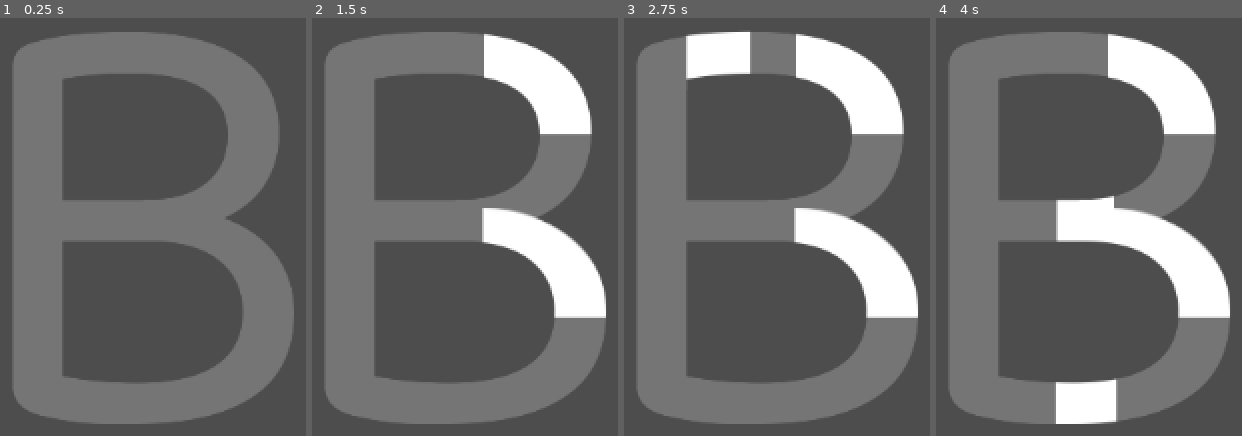
Above: before the commit, frames 1-4 (left to right).
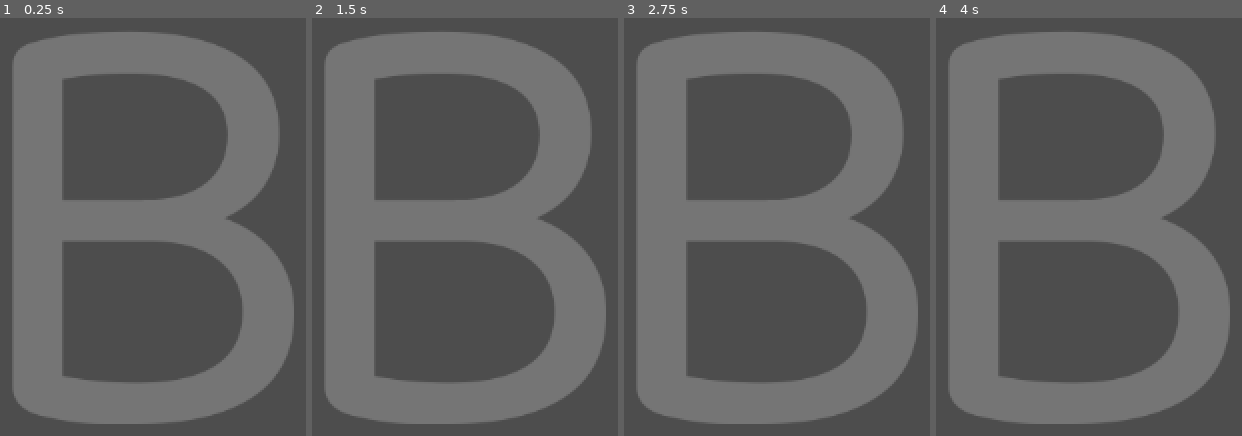
Above: after the commit, the same moments.

Repository: Fylart/LetterTracing
Game: Godot game, scene res://scenes/letters/UpperCase/LetterB.tscn
Same seed, same stepped clock (60 frames per second), same inputs: the game is played once before the commit and once after it. Before the commit the project has no main scene; this scene is started directly in both runs.
Inputs (mouse positions are in pixels of both pictures, inside the frame that each line leads up to):
- Up to frame 1 (0.25 s): no input
- Up to frame 2 (1.5 s): tap Enter at 0.5 s; move the mouse to (483, 135) at 0.52 s; click (483, 135) at 0.67 s; tap Space at 1.25 s; move the mouse to (483, 318) at 1.27 s; click (483, 318) at 1.42 s
- Up to frame 3 (2.75 s): tap Enter at 2 s; move the mouse to (749, 59) at 2.02 s; click (749, 59) at 2.17 s
- Up to frame 4 (4 s): tap Space at 2.75 s; move the mouse to (1055, 222) at 2.77 s; click (1055, 222) at 2.92 s; move the mouse to (1055, 402) at 3.52 s; click (1055, 402) at 3.67 s

The runs differ from the first frame. In frame 2, 10% of the frame differs, in the area x 55-97%, y 3-72%; in frame 3, 12%; in frame 4, 14%, in the area x 39-97%, y 3-98%.

Commit message:
implement the next tracing line

Diff:
--- a/project.godot
+++ b/project.godot
@@ -11,6 +11,7 @@
 [application]
 
 config/name="Letter Tracing"
+run/main_scene="uid://edahk7u2jyh"
 config/features=PackedStringArray("4.4", "Mobile")
 config/icon="res://icon.svg"
 
--- a/scenes/components/Circle slider component.tscn
+++ b/scenes/components/Circle slider component.tscn
@@ -5,11 +5,14 @@
 [sub_resource type="GDScript" id="GDScript_lxpm3"]
 script/source = "extends TextureProgressBar
 @onready var timer: Timer = $Timer
-@export var customStart:float = 0
+@export var orderID:int = 0
+#@export var customStart:float = 0
 @export var halfCircle:bool = true
 @export var restart:bool = true
 @export var reverse:bool = false
 @export var debug:bool = true
+
+var finished:bool = false
 
 func _process(delta: float) -> void:
 	if not debug:
@@ -85,7 +88,7 @@
 
 
 	if restart:
-		timer.start(1)
+		timer.start(0.3)
 
 
 
@@ -100,9 +103,11 @@
 	#stays the progress in the 100 if completed
 	if halfCircle == true and value == max_value/2 :
 		value = max_value/2
-		self.set_process_mode(PROCESS_MODE_DISABLED)
+		finished = true
+		#self.set_process_mode(PROCESS_MODE_DISABLED)
 	elif value == max_value and halfCircle == false:
-		self.set_process_mode(PROCESS_MODE_DISABLED)
+		finished = true
+		#self.set_process_mode(PROCESS_MODE_DISABLED)
 "
 
 [node name="CircleSliderComponent" type="TextureProgressBar"]
--- a/scenes/components/horizontal slider Component.tscn
+++ b/scenes/components/horizontal slider Component.tscn
@@ -6,6 +6,9 @@
 script/source = "extends ProgressBar
 @onready var timer: Timer = $Timer
 @export var debug:bool = true
+@export var orderID:int = 0
+
+var finished:bool = false
 
 func _process(delta: float) -> void:
 	if not debug:
@@ -51,7 +54,8 @@
 
 func _on_value_changed(value: float) -> void:
 	if value == max_value:
-		self.set_process_mode(PROCESS_MODE_DISABLED)
+		finished = true
+
 "
 
 [node name="horizontal Slider Component" type="ProgressBar"]
--- a/scenes/components/vertical slider Component.tscn
+++ b/scenes/components/vertical slider Component.tscn
@@ -4,7 +4,10 @@
 script/source = "extends ProgressBar
 @onready var timer: Timer = $Timer
 @export var debug:bool = true
+#const orderID:int = 0
+@export var orderID:int = 0
 
+var finished:bool = false
 
 func _process(delta: float) -> void:
 
@@ -53,8 +56,8 @@
 
 func _on_value_changed(value: float) -> void:
 	#stays the progress in the 100 if completed
-	if value == max_value:
-		self.set_process_mode(PROCESS_MODE_DISABLED)
+	if value >= max_value - 2:
+		finished = true
 "
 
 [node name="vertical slider Component" type="ProgressBar"]
--- a/scenes/letters/LowerCase/Lettera.tscn
+++ b/scenes/letters/LowerCase/Lettera.tscn
@@ -25,6 +25,7 @@
 offset_right = 245.5
 offset_bottom = 272.0
 rotation = 3.14159
+halfCircle = true
 restart = false
 reverse = false
 debug = false
@@ -35,6 +36,7 @@
 offset_top = -89.0
 offset_right = 82.5
 offset_bottom = 124.0
+orderID = 1
 
 [node name="horizontal Slider Component2" parent="." instance=ExtResource("2_burte")]
 layout_mode = 1
--- a/scenes/letters/LowerCase/Letterb.tscn
+++ b/scenes/letters/LowerCase/Letterb.tscn
@@ -1,13 +1,15 @@
-[gd_scene load_steps=4 format=3 uid="uid://bbsm7psjx0ooy"]
+[gd_scene load_steps=5 format=3 uid="uid://bbsm7psjx0ooy"]
 
 [ext_resource type="Theme" uid="uid://cyx1ngbtbpcvo" path="res://alphabet.tres" id="1_1ff0h"]
 [ext_resource type="PackedScene" uid="uid://c4yxhounmxx8v" path="res://scenes/components/vertical slider Component.tscn" id="2_4cl32"]
+[ext_resource type="Script" uid="uid://dwcl3pmyi6rvl" path="res://scenes/letters/letters.gd" id="2_7o1am"]
 [ext_resource type="PackedScene" uid="uid://cikkfswae2ji1" path="res://scenes/components/Circle slider component.tscn" id="3_7o1am"]
 
 [node name="Letterb" type="Label"]
 clip_children = 2
 theme = ExtResource("1_1ff0h")
 text = "b"
+script = ExtResource("2_7o1am")
 
 [node name="vertical slider Component" parent="." instance=ExtResource("2_4cl32")]
 layout_mode = 1
@@ -22,6 +24,7 @@
 offset_top = -106.0
 offset_right = 124.5
 offset_bottom = 148.0
+orderID = 1
 halfCircle = true
 restart = false
 reverse = false
--- a/scenes/letters/UpperCase/LetterA.tscn
+++ b/scenes/letters/UpperCase/LetterA.tscn
@@ -1,12 +1,16 @@
-[gd_scene load_steps=5 format=3 uid="uid://dfreaefkqqael"]
+[gd_scene load_steps=6 format=3 uid="uid://dfreaefkqqael"]
 
 [ext_resource type="Theme" uid="uid://cyx1ngbtbpcvo" path="res://alphabet.tres" id="1_v227s"]
+[ext_resource type="Script" uid="uid://dwcl3pmyi6rvl" path="res://scenes/letters/letters.gd" id="2_5vdin"]
 [ext_resource type="PackedScene" uid="uid://b5aji4m6788l3" path="res://scenes/components/horizontal slider Component.tscn" id="2_mr0m7"]
 [ext_resource type="PackedScene" uid="uid://c4yxhounmxx8v" path="res://scenes/components/vertical slider Component.tscn" id="3_5vdin"]
 
 [sub_resource type="GDScript" id="GDScript_mf4mk"]
 script/source = "extends ProgressBar
 @onready var timer: Timer = $Timer
+#const orderID:int = 1
+@export var orderID:int = 0
+var finished:bool = false
 
 func _gui_input(event):
 	#gui input - takes the posistion of mouse, relative to the origin of node itself
@@ -48,7 +52,7 @@
 func _on_value_changed(value: float) -> void:
 	#stays the progress in the 100 if completed
 	if value == max_value:
-		self.set_process_mode(PROCESS_MODE_DISABLED)
+		finished = true
 "
 
 [node name="Letter A" type="Label"]
@@ -68,6 +72,7 @@
 theme = ExtResource("1_v227s")
 theme_override_font_sizes/font_size = 450
 text = "A"
+script = ExtResource("2_5vdin")
 
 [node name="horizontal" parent="." instance=ExtResource("2_mr0m7")]
 layout_mode = 0
@@ -82,6 +87,7 @@
 offset_bottom = 419.045
 grow_horizontal = 1
 grow_vertical = 1
+orderID = 2
 
 [node name="vertical2" type="ProgressBar" parent="."]
 layout_mode = 1
@@ -102,6 +108,7 @@
 fill_mode = 2
 show_percentage = false
 script = SubResource("GDScript_mf4mk")
+orderID = 1
 
 [node name="Timer" type="Timer" parent="vertical2"]
 
--- a/scenes/letters/UpperCase/LetterB.tscn
+++ b/scenes/letters/UpperCase/LetterB.tscn
@@ -1,7 +1,8 @@
-[gd_scene load_steps=5 format=3 uid="uid://djyko53qml8yo"]
+[gd_scene load_steps=6 format=3 uid="uid://djyko53qml8yo"]
 
 [ext_resource type="Theme" uid="uid://cyx1ngbtbpcvo" path="res://alphabet.tres" id="1_olb24"]
 [ext_resource type="PackedScene" uid="uid://cikkfswae2ji1" path="res://scenes/components/Circle slider component.tscn" id="2_cb3t4"]
+[ext_resource type="Script" uid="uid://dwcl3pmyi6rvl" path="res://scenes/letters/letters.gd" id="2_p5jje"]
 [ext_resource type="PackedScene" uid="uid://b5aji4m6788l3" path="res://scenes/components/horizontal slider Component.tscn" id="3_p5jje"]
 [ext_resource type="PackedScene" uid="uid://c4yxhounmxx8v" path="res://scenes/components/vertical slider Component.tscn" id="4_3byc0"]
 
@@ -20,6 +21,7 @@
 grow_vertical = 2
 theme = ExtResource("1_olb24")
 text = "B"
+script = ExtResource("2_p5jje")
 
 [node name="CircleSliderComponent" parent="." instance=ExtResource("2_cb3t4")]
 layout_mode = 1
@@ -27,8 +29,8 @@
 offset_top = -158.0
 offset_right = 85.5
 offset_bottom = -1.0
+orderID = 2
 halfCircle = true
-restart = false
 reverse = false
 debug = false
 
@@ -38,8 +40,8 @@
 offset_top = -27.0
 offset_right = 97.5
 offset_bottom = 132.0
+orderID = 4
 halfCircle = true
-restart = false
 reverse = false
 debug = false
 
@@ -49,6 +51,7 @@
 offset_top = -156.5
 offset_right = 18.5
 offset_bottom = -111.5
+orderID = 1
 
 [node name="horizontal Slider Component2" parent="." instance=ExtResource("3_p5jje")]
 layout_mode = 1
@@ -57,6 +60,7 @@
 offset_right = 93.5
 offset_bottom = 42.0
 rotation = -3.14159
+orderID = 3
 
 [node name="horizontal Slider Component3" parent="." instance=ExtResource("3_p5jje")]
 layout_mode = 1
@@ -65,6 +69,7 @@
 offset_right = 100.5
 offset_bottom = 199.0
 rotation = -3.14159
+orderID = 5
 
 [node name="vertical slider Component" parent="." instance=ExtResource("4_3byc0")]
 layout_mode = 1
--- a/scenes/letters/UpperCase/LetterC.tscn
+++ b/scenes/letters/UpperCase/LetterC.tscn
@@ -1,7 +1,8 @@
-[gd_scene load_steps=3 format=3 uid="uid://d0lbmia44r8kd"]
+[gd_scene load_steps=4 format=3 uid="uid://d0lbmia44r8kd"]
 
 [ext_resource type="Theme" uid="uid://cyx1ngbtbpcvo" path="res://alphabet.tres" id="1_5jmwg"]
 [ext_resource type="PackedScene" uid="uid://cikkfswae2ji1" path="res://scenes/components/Circle slider component.tscn" id="2_jcs30"]
+[ext_resource type="Script" uid="uid://dwcl3pmyi6rvl" path="res://scenes/letters/letters.gd" id="2_sw5o2"]
 
 [node name="LetterC" type="Label"]
 clip_children = 2
@@ -18,6 +19,7 @@
 grow_vertical = 2
 theme = ExtResource("1_5jmwg")
 text = "C"
+script = ExtResource("2_sw5o2")
 
 [node name="CircleSliderComponent" parent="." instance=ExtResource("2_jcs30")]
 layout_mode = 1
--- a/scenes/letters/UpperCase/LetterD.tscn
+++ b/scenes/letters/UpperCase/LetterD.tscn
@@ -1,6 +1,7 @@
-[gd_scene load_steps=4 format=3 uid="uid://cbw80coege2i2"]
+[gd_scene load_steps=5 format=3 uid="uid://cbw80coege2i2"]
 
 [ext_resource type="Theme" uid="uid://cyx1ngbtbpcvo" path="res://alphabet.tres" id="1_54tfu"]
+[ext_resource type="Script" uid="uid://dwcl3pmyi6rvl" path="res://scenes/letters/letters.gd" id="2_f5vak"]
 [ext_resource type="PackedScene" uid="uid://cikkfswae2ji1" path="res://scenes/components/Circle slider component.tscn" id="2_s82lu"]
 [ext_resource type="PackedScene" uid="uid://c4yxhounmxx8v" path="res://scenes/components/vertical slider Component.tscn" id="3_f5vak"]
 
@@ -20,6 +21,7 @@
 size_flags_horizontal = 4
 theme = ExtResource("1_54tfu")
 text = "D"
+script = ExtResource("2_f5vak")
 
 [node name="CircleSliderComponent" parent="." instance=ExtResource("2_s82lu")]
 layout_mode = 1
@@ -27,6 +29,7 @@
 offset_top = -197.0
 offset_right = 127.5
 offset_bottom = 172.0
+orderID = 1
 halfCircle = true
 reverse = false
 debug = false
--- a/scenes/letters/UpperCase/LetterE.tscn
+++ b/scenes/letters/UpperCase/LetterE.tscn
@@ -1,7 +1,8 @@
-[gd_scene load_steps=4 format=3 uid="uid://du5bj1no6i835"]
+[gd_scene load_steps=5 format=3 uid="uid://du5bj1no6i835"]
 
 [ext_resource type="Theme" uid="uid://cyx1ngbtbpcvo" path="res://alphabet.tres" id="1_qh2s2"]
 [ext_resource type="PackedScene" uid="uid://c4yxhounmxx8v" path="res://scenes/components/vertical slider Component.tscn" id="2_iuq4y"]
+[ext_resource type="Script" uid="uid://dwcl3pmyi6rvl" path="res://scenes/letters/letters.gd" id="2_piefu"]
 [ext_resource type="PackedScene" uid="uid://b5aji4m6788l3" path="res://scenes/components/horizontal slider Component.tscn" id="3_piefu"]
 
 [node name="LetterE" type="Label"]
@@ -19,6 +20,7 @@
 grow_vertical = 2
 theme = ExtResource("1_qh2s2")
 text = "E"
+script = ExtResource("2_piefu")
 
 [node name="vertical slider Component" parent="." instance=ExtResource("2_iuq4y")]
 layout_mode = 1
@@ -33,6 +35,7 @@
 offset_top = -154.0
 offset_right = 95.5
 offset_bottom = -106.0
+orderID = 1
 
 [node name="horizontal Slider Component2" parent="." instance=ExtResource("3_piefu")]
 layout_mode = 1
@@ -40,6 +43,7 @@
 offset_top = -39.0
 offset_right = 82.5
 offset_bottom = 9.0
+orderID = 2
 
 [node name="horizontal Slider Component3" parent="." instance=ExtResource("3_piefu")]
 layout_mode = 1
@@ -47,3 +51,4 @@
 offset_top = 86.0
 offset_right = 98.5
 offset_bottom = 134.0
+orderID = 3
--- a/scenes/letters/UpperCase/LetterF.tscn
+++ b/scenes/letters/UpperCase/LetterF.tscn
@@ -1,7 +1,8 @@
-[gd_scene load_steps=4 format=3 uid="uid://b51n8hc074j0a"]
+[gd_scene load_steps=5 format=3 uid="uid://b51n8hc074j0a"]
 
 [ext_resource type="Theme" uid="uid://cyx1ngbtbpcvo" path="res://alphabet.tres" id="1_6vse1"]
 [ext_resource type="PackedScene" uid="uid://c4yxhounmxx8v" path="res://scenes/components/vertical slider Component.tscn" id="2_4mvjr"]
+[ext_resource type="Script" uid="uid://dwcl3pmyi6rvl" path="res://scenes/letters/letters.gd" id="2_l8k71"]
 [ext_resource type="PackedScene" uid="uid://b5aji4m6788l3" path="res://scenes/components/horizontal slider Component.tscn" id="3_l8k71"]
 
 [node name="LetterF" type="Label"]
@@ -19,6 +20,7 @@
 grow_vertical = 2
 theme = ExtResource("1_6vse1")
 text = "F"
+script = ExtResource("2_l8k71")
 
 [node name="vertical slider Component" parent="." instance=ExtResource("2_4mvjr")]
 layout_mode = 1
@@ -34,6 +36,7 @@
 offset_top = -157.0
 offset_right = 99.5
 offset_bottom = -109.0
+orderID = 1
 
 [node name="horizontal Slider Component2" parent="." instance=ExtResource("3_l8k71")]
 layout_mode = 1
@@ -41,3 +44,4 @@
 offset_top = -33.0
 offset_right = 84.5
 offset_bottom = 15.0
+orderID = 2
--- a/scenes/letters/UpperCase/LetterG.tscn
+++ b/scenes/letters/UpperCase/LetterG.tscn
@@ -1,6 +1,7 @@
-[gd_scene load_steps=5 format=3 uid="uid://bjs8hjebieulb"]
+[gd_scene load_steps=6 format=3 uid="uid://bjs8hjebieulb"]
 
 [ext_resource type="Theme" uid="uid://cyx1ngbtbpcvo" path="res://alphabet.tres" id="1_gfekl"]
+[ext_resource type="Script" uid="uid://dwcl3pmyi6rvl" path="res://scenes/letters/letters.gd" id="2_bt0jf"]
 [ext_resource type="PackedScene" uid="uid://cikkfswae2ji1" path="res://scenes/components/Circle slider component.tscn" id="2_o2qt6"]
 [ext_resource type="PackedScene" uid="uid://c4yxhounmxx8v" path="res://scenes/components/vertical slider Component.tscn" id="3_bt0jf"]
 [ext_resource type="PackedScene" uid="uid://b5aji4m6788l3" path="res://scenes/components/horizontal slider Component.tscn" id="4_5kasc"]
@@ -20,6 +21,7 @@
 grow_vertical = 2
 theme = ExtResource("1_gfekl")
 text = "G"
+script = ExtResource("2_bt0jf")
 
 [node name="CircleSliderComponent" parent="." instance=ExtResource("2_o2qt6")]
 layout_mode = 1
@@ -37,6 +39,7 @@
 offset_right = 213.0
 offset_bottom = 325.0
 rotation = 3.14159
+orderID = 1
 
 [node name="horizontal Slider Component" parent="." instance=ExtResource("4_5kasc")]
 layout_mode = 1
@@ -45,3 +48,4 @@
 offset_right = 250.0
 offset_bottom = 58.0
 rotation = 3.14159
+orderID = 2
--- a/scenes/letters/UpperCase/LetterH.tscn
+++ b/scenes/letters/UpperCase/LetterH.tscn
@@ -1,7 +1,8 @@
-[gd_scene load_steps=4 format=3 uid="uid://65fbt32ar8k4"]
+[gd_scene load_steps=5 format=3 uid="uid://65fbt32ar8k4"]
 
 [ext_resource type="Theme" uid="uid://cyx1ngbtbpcvo" path="res://alphabet.tres" id="1_kafeh"]
 [ext_resource type="PackedScene" uid="uid://c4yxhounmxx8v" path="res://scenes/components/vertical slider Component.tscn" id="2_jgvtc"]
+[ext_resource type="Script" uid="uid://dwcl3pmyi6rvl" path="res://scenes/letters/letters.gd" id="2_nmnr1"]
 [ext_resource type="PackedScene" uid="uid://b5aji4m6788l3" path="res://scenes/components/horizontal slider Component.tscn" id="3_nmnr1"]
 
 [node name="LetterH" type="Label"]
@@ -19,6 +20,7 @@
 grow_vertical = 2
 theme = ExtResource("1_kafeh")
 text = "H"
+script = ExtResource("2_nmnr1")
 
 [node name="vertical slider Component" parent="." instance=ExtResource("2_jgvtc")]
 layout_mode = 1
@@ -33,6 +35,7 @@
 offset_top = -181.0
 offset_right = 139.0
 offset_bottom = 128.0
+orderID = 1
 
 [node name="horizontal Slider Component" parent="." instance=ExtResource("3_nmnr1")]
 layout_mode = 1
@@ -40,3 +43,4 @@
 offset_top = -40.0
 offset_right = 70.0
 offset_bottom = 8.0
+orderID = 2
--- a/scenes/letters/UpperCase/LetterI.tscn
+++ b/scenes/letters/UpperCase/LetterI.tscn
@@ -1,6 +1,7 @@
-[gd_scene load_steps=3 format=3 uid="uid://b75mr7fktlrci"]
+[gd_scene load_steps=4 format=3 uid="uid://b75mr7fktlrci"]
 
 [ext_resource type="Theme" uid="uid://cyx1ngbtbpcvo" path="res://alphabet.tres" id="1_ic4rw"]
+[ext_resource type="Script" uid="uid://dwcl3pmyi6rvl" path="res://scenes/letters/letters.gd" id="2_3dij6"]
 [ext_resource type="PackedScene" uid="uid://c4yxhounmxx8v" path="res://scenes/components/vertical slider Component.tscn" id="2_debyd"]
 
 [node name="LetterI" type="Label"]
@@ -18,6 +19,7 @@
 grow_vertical = 2
 theme = ExtResource("1_ic4rw")
 text = "I"
+script = ExtResource("2_3dij6")
 
 [node name="vertical slider Component" parent="." instance=ExtResource("2_debyd")]
 layout_mode = 1
--- a/scenes/letters/UpperCase/LetterJ.tscn
+++ b/scenes/letters/UpperCase/LetterJ.tscn
@@ -1,6 +1,7 @@
-[gd_scene load_steps=4 format=3 uid="uid://biooifhtnevmj"]
+[gd_scene load_steps=5 format=3 uid="uid://biooifhtnevmj"]
 
 [ext_resource type="Theme" uid="uid://cyx1ngbtbpcvo" path="res://alphabet.tres" id="1_qyuw1"]
+[ext_resource type="Script" uid="uid://dwcl3pmyi6rvl" path="res://scenes/letters/letters.gd" id="2_byvax"]
 [ext_resource type="PackedScene" uid="uid://c4yxhounmxx8v" path="res://scenes/components/vertical slider Component.tscn" id="2_cbis7"]
 [ext_resource type="PackedScene" uid="uid://cikkfswae2ji1" path="res://scenes/components/Circle slider component.tscn" id="3_byvax"]
 
@@ -19,6 +20,7 @@
 grow_vertical = 2
 theme = ExtResource("1_qyuw1")
 text = "J"
+script = ExtResource("2_byvax")
 
 [node name="vertical slider Component" parent="." instance=ExtResource("2_cbis7")]
 layout_mode = 1
@@ -34,6 +36,7 @@
 offset_right = 200.5
 offset_bottom = 166.0
 rotation = 1.5708
+orderID = 1
 halfCircle = true
 restart = false
 reverse = false
--- a/scenes/letters/UpperCase/LetterK.tscn
+++ b/scenes/letters/UpperCase/LetterK.tscn
@@ -1,6 +1,7 @@
-[gd_scene load_steps=3 format=3 uid="uid://bultbohai5qni"]
+[gd_scene load_steps=4 format=3 uid="uid://bultbohai5qni"]
 
 [ext_resource type="Theme" uid="uid://cyx1ngbtbpcvo" path="res://alphabet.tres" id="1_x0h6v"]
+[ext_resource type="Script" uid="uid://dwcl3pmyi6rvl" path="res://scenes/letters/letters.gd" id="2_i3jtw"]
 [ext_resource type="PackedScene" uid="uid://c4yxhounmxx8v" path="res://scenes/components/vertical slider Component.tscn" id="2_orc3e"]
 
 [node name="LetterK" type="Label"]
@@ -18,6 +19,7 @@
 grow_vertical = 2
 theme = ExtResource("1_x0h6v")
 text = "K"
+script = ExtResource("2_i3jtw")
 
 [node name="vertical slider Component" parent="." instance=ExtResource("2_orc3e")]
 layout_mode = 1
@@ -33,6 +35,7 @@
 offset_right = 134.5
 offset_bottom = 50.0
 rotation = 0.785398
+orderID = 1
 
 [node name="vertical slider Component3" parent="." instance=ExtResource("2_orc3e")]
 layout_mode = 1
@@ -41,3 +44,4 @@
 offset_right = -22.5
 offset_bottom = 200.0
 rotation = -0.785398
+orderID = 2
--- a/scenes/letters/UpperCase/LetterL.tscn
+++ b/scenes/letters/UpperCase/LetterL.tscn
@@ -1,6 +1,7 @@
-[gd_scene load_steps=4 format=3 uid="uid://0jv8t3sg1a3q"]
+[gd_scene load_steps=5 format=3 uid="uid://0jv8t3sg1a3q"]
 
 [ext_resource type="Theme" uid="uid://cyx1ngbtbpcvo" path="res://alphabet.tres" id="1_sdcbb"]
+[ext_resource type="Script" uid="uid://dwcl3pmyi6rvl" path="res://scenes/letters/letters.gd" id="2_8rj0d"]
 [ext_resource type="PackedScene" uid="uid://c4yxhounmxx8v" path="res://scenes/components/vertical slider Component.tscn" id="2_lq3w6"]
 [ext_resource type="PackedScene" uid="uid://b5aji4m6788l3" path="res://scenes/components/horizontal slider Component.tscn" id="3_8rj0d"]
 
@@ -19,6 +20,7 @@
 grow_vertical = 2
 theme = ExtResource("1_sdcbb")
 text = "L"
+script = ExtResource("2_8rj0d")
 
 [node name="vertical slider Component" parent="." instance=ExtResource("2_lq3w6")]
 layout_mode = 1
@@ -33,3 +35,4 @@
 offset_top = 88.0
 offset_right = 100.5
 offset_bottom = 136.0
+orderID = 1
--- /dev/null
+++ b/scenes/letters/letters.gd
@@ -0,0 +1,31 @@
+extends Label
+var childrens:Array
+var childPointer:int = 0
+
+func _ready() -> void:
+	childrens = get_children(false)
+	print(childrens)
+
+	#this hides the progress bar sequencially so it cannot be operated or touch whilst
+	#the index is still not finished
+	for child in childrens:
+		child.hide()
+		if child.orderID == childPointer:
+			child.show()
+
+func _process(delta: float) -> void:
+	#checks if part of the letter is already traced, then move to the next one to trace it
+	for child in childrens:
+		if child.orderID != childPointer:
+			continue
+		if child.finished == true:
+			print("Next")
+			child.set_process_mode(PROCESS_MODE_DISABLED)
+			childPointer = childPointer + 1
+			showNextTrace()
+
+func showNextTrace():
+	for child in childrens:
+		if child.orderID != childPointer:
+			continue
+		child.show()
--- a/test.tscn
+++ b/test.tscn
@@ -1,5 +1,34 @@
-[gd_scene format=3 uid="uid://edahk7u2jyh"]
+[gd_scene load_steps=5 format=3 uid="uid://edahk7u2jyh"]
+
+[ext_resource type="PackedScene" uid="uid://d0lbmia44r8kd" path="res://scenes/letters/UpperCase/LetterC.tscn" id="3_6uqi0"]
+[ext_resource type="PackedScene" uid="uid://cbw80coege2i2" path="res://scenes/letters/UpperCase/LetterD.tscn" id="3_ppyta"]
+[ext_resource type="PackedScene" uid="uid://b51n8hc074j0a" path="res://scenes/letters/UpperCase/LetterF.tscn" id="4_ppyta"]
+[ext_resource type="PackedScene" uid="uid://du5bj1no6i835" path="res://scenes/letters/UpperCase/LetterE.tscn" id="4_ykrsh"]
 
 [node name="Node2D" type="Node2D"]
 
 [node name="CanvasLayer" type="CanvasLayer" parent="."]
+
+[node name="LetterC" parent="." instance=ExtResource("3_6uqi0")]
+offset_left = 856.0
+offset_top = -84.0
+offset_right = 1141.0
+offset_bottom = 638.0
+
+[node name="LetterD" parent="." instance=ExtResource("3_ppyta")]
+offset_left = 304.0
+offset_top = -146.0
+offset_right = 597.0
+offset_bottom = 576.0
+
+[node name="LetterE" parent="." instance=ExtResource("4_ykrsh")]
+offset_left = 59.0
+offset_top = -148.0
+offset_right = 298.0
+offset_bottom = 574.0
+
+[node name="LetterF" parent="." instance=ExtResource("4_ppyta")]
+offset_left = 597.5
+offset_top = -107.0
+offset_right = 830.5
+offset_bottom = 615.0
Not shown, added: export_presets.cfg
Not shown, added: scenes/letters/letters.gd.uid
